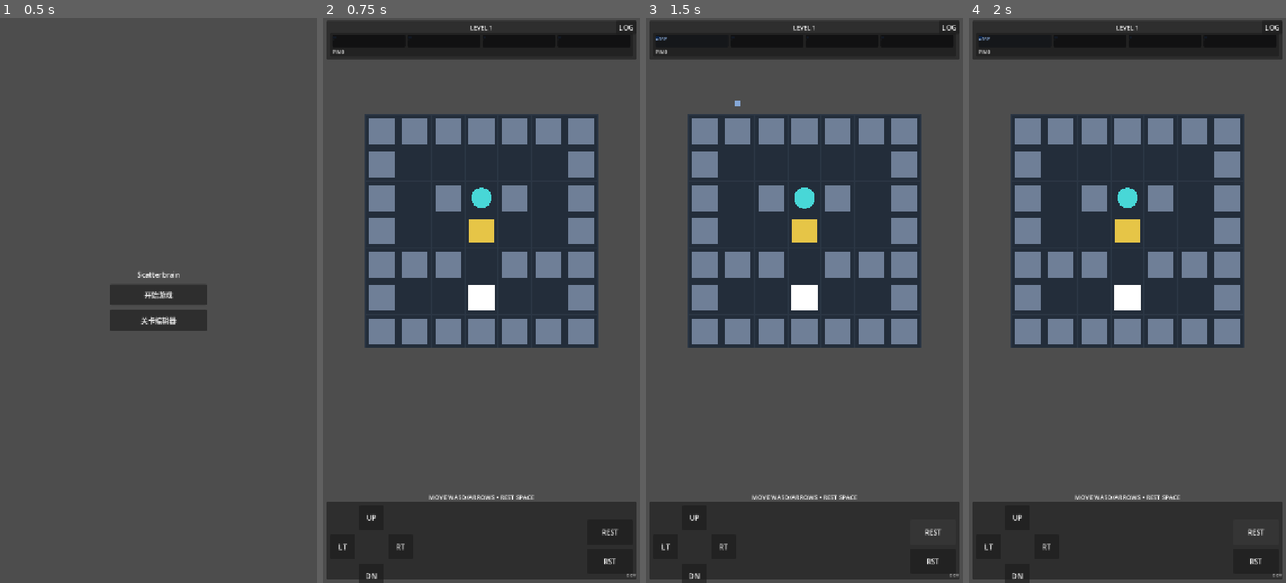
Above: before the commit, frames 1-4 (left to right).
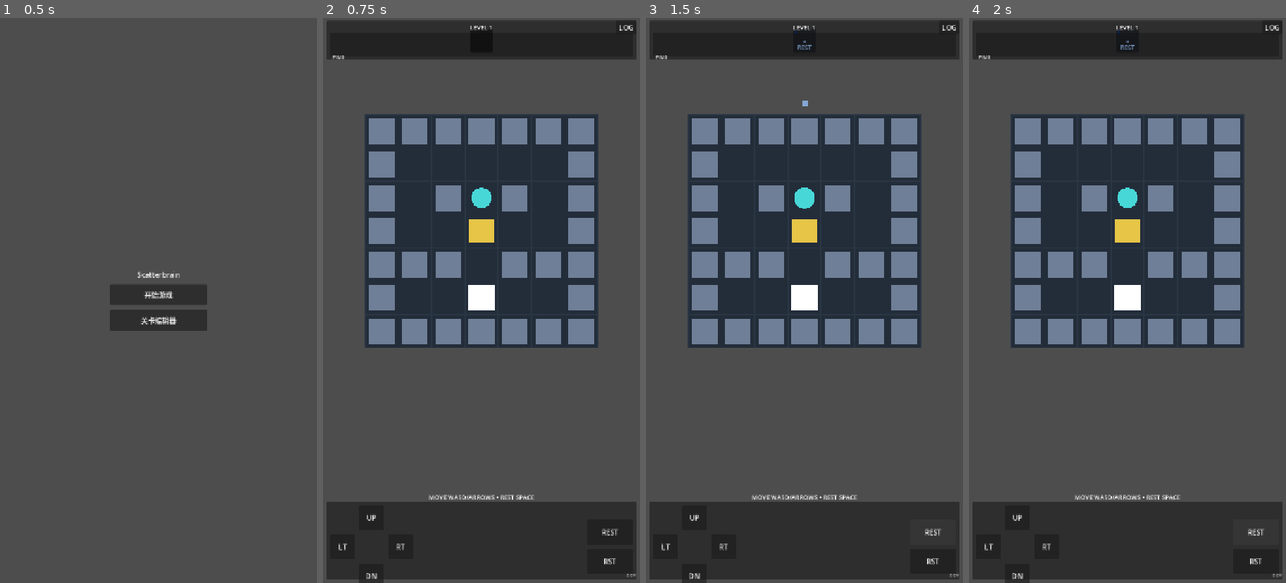
Above: after the commit, the same moments.

Repository: hszqf/Scatterbrain
Game: Godot game, scene res://scenes/app/App.tscn
Same seed, same stepped clock (60 frames per second), same inputs: the game is played once before the commit and once after it.
Inputs:
- Up to frame 1 (0.5 s): no input
- Up to frame 2 (0.75 s): click "开始游戏" at 0.5 s
- Up to frame 3 (1.5 s): click "REST" at 1.25 s
- Up to frame 4 (2 s): no input

Frame 1 is identical in both runs. In frame 2, less than 0.1% of the frame differs, in the area x 3-54%, y 2-8%; in frame 3, 0.2%, in the area x 3-54%, y 2-16%; in frame 4, 0.1%.

Commit message:
Update memory slots to player-owned centered square cards

Diff:
--- a/scenes/game/MemoryQueueView.tscn
+++ b/scenes/game/MemoryQueueView.tscn
@@ -37,6 +37,7 @@
 [node name="Slots" type="HBoxContainer" parent="Panel/VBox"]
 layout_mode = 2
 size_flags_vertical = 3
+alignment = 1
 theme_override_constants/separation = 4
 
 [node name="MetaRow" type="HBoxContainer" parent="Panel/VBox"]
--- a/scripts/game/game_controller.gd
+++ b/scripts/game/game_controller.gd
@@ -12,6 +12,7 @@
 @export var board_center_anchor_path: NodePath
 @export var build_info_label_path: NodePath
 @export var level_scenes: Array[PackedScene] = []
+@export var player_memory_slots: int = 1
 
 var _board_view: BoardView
 var _replay_controller: ReplayController
@@ -226,7 +227,7 @@
 		change,
 		source_global_pos,
 		queue_before_append,
-		_defaults.memory_capacity,
+		_memory_capacity(),
 		_defaults.obsession_capacity
 	)
 	_last_appended_change_summary = _change_summary_or_none(change)
@@ -306,13 +307,13 @@
 		await _queue_view.play_queue_transition(
 			previous_queue_entries,
 			first_pass_queue_entries,
-			_defaults.memory_capacity,
+			_memory_capacity(),
 			_defaults.obsession_capacity,
 			result.pushed_out_changes
 		)
 		_last_presentation_trace = _queue_view.get_last_animation_trace()
 	else:
-		_queue_view.render_queue(result.queue_entries, _defaults.memory_capacity, _defaults.obsession_capacity)
+		_queue_view.render_queue(result.queue_entries, _memory_capacity(), _defaults.obsession_capacity)
 	if replay_gate_allowed:
 		_last_replay_steps = _duplicate_replay_steps(replay_trace)
 		_last_replay_display_steps = _trace_to_display_steps(replay_trace)
@@ -338,7 +339,7 @@
 		_queue.append(entry)
 
 	_board_view.sync_world(_world)
-	_queue_view.render_queue(_queue.entries(), _defaults.memory_capacity, _defaults.obsession_capacity)
+	_queue_view.render_queue(_queue.entries(), _memory_capacity(), _defaults.obsession_capacity)
 	_update_status()
 	_check_win()
 
@@ -373,7 +374,7 @@
 			await _queue_view.play_queue_update(
 				before_entries,
 				after_entries,
-				_defaults.memory_capacity,
+				_memory_capacity(),
 				_defaults.obsession_capacity,
 				evicted_changes,
 				generated_changes
@@ -462,7 +463,7 @@
 	_world.entity_positions = _defaults.default_entity_positions.duplicate()
 	_board_view.set_board_size(_defaults.board_size)
 	_board_view.sync_world(_world)
-	_queue_view.render_queue(_queue.entries(), _defaults.memory_capacity, _defaults.obsession_capacity)
+	_queue_view.render_queue(_queue.entries(), _memory_capacity(), _defaults.obsession_capacity)
 	_debug_feedback_label.text = ""
 	_level_label.text = _format_level_label()
 	_update_status()
@@ -487,7 +488,13 @@
 	var runtime_data: LevelRuntimeData = (root as LevelRoot).build_runtime_data()
 	remove_child(root)
 	root.queue_free()
-	return WorldDefaults.from_runtime_data(runtime_data)
+	var defaults: WorldDefaults = WorldDefaults.from_runtime_data(runtime_data)
+	defaults.memory_capacity = _memory_capacity()
+	return defaults
+
+
+func _memory_capacity() -> int:
+	return maxi(1, player_memory_slots)
 
 
 func _get_active_level_scene() -> PackedScene:
--- a/scripts/game/memory_queue_view.gd
+++ b/scripts/game/memory_queue_view.gd
@@ -251,18 +251,36 @@
 
 func _build_slot(entry: ChangeRecord) -> Panel:
 	var slot := Panel.new()
-	slot.custom_minimum_size = Vector2(28, 28)
-	slot.size_flags_horizontal = Control.SIZE_EXPAND_FILL
+	slot.custom_minimum_size = Vector2(52, 52)
+	slot.size_flags_horizontal = Control.SIZE_SHRINK_CENTER
+	slot.size_flags_vertical = Control.SIZE_SHRINK_CENTER
 	var has_entry: bool = entry != null
 	slot.modulate = _slot_color(entry) if has_entry else Color("3a4452")
-	var label := Label.new()
-	label.horizontal_alignment = HORIZONTAL_ALIGNMENT_CENTER
-	label.vertical_alignment = VERTICAL_ALIGNMENT_CENTER
-	label.size_flags_horizontal = Control.SIZE_EXPAND_FILL
-	label.size_flags_vertical = Control.SIZE_EXPAND_FILL
-	label.add_theme_font_size_override("font_size", 12)
-	label.text = _slot_symbol(entry) if has_entry else "-"
-	slot.add_child(label)
+	var object_label := Label.new()
+	object_label.anchor_right = 1.0
+	object_label.anchor_bottom = 1.0
+	object_label.offset_left = 0.0
+	object_label.offset_top = 0.0
+	object_label.offset_right = 0.0
+	object_label.offset_bottom = 0.0
+	object_label.horizontal_alignment = HORIZONTAL_ALIGNMENT_CENTER
+	object_label.vertical_alignment = VERTICAL_ALIGNMENT_CENTER
+	object_label.add_theme_font_size_override("font_size", 30)
+	object_label.text = _slot_object_symbol(entry) if has_entry else ""
+	slot.add_child(object_label)
+
+	var action_label := Label.new()
+	action_label.anchor_right = 1.0
+	action_label.anchor_bottom = 1.0
+	action_label.offset_left = 0.0
+	action_label.offset_top = 0.0
+	action_label.offset_right = 0.0
+	action_label.offset_bottom = -2.0
+	action_label.horizontal_alignment = HORIZONTAL_ALIGNMENT_CENTER
+	action_label.vertical_alignment = VERTICAL_ALIGNMENT_BOTTOM
+	action_label.add_theme_font_size_override("font_size", 13)
+	action_label.text = _slot_action_symbol(entry) if has_entry else ""
+	slot.add_child(action_label)
 	var marker: ColorRect = ColorRect.new()
 	marker.mouse_filter = Control.MOUSE_FILTER_IGNORE
 	marker.custom_minimum_size = Vector2(7, 7)
@@ -275,6 +293,46 @@
 	marker.color = _slot_marker_color(entry) if has_entry else Color("4f5a6a")
 	slot.add_child(marker)
 	return slot
+
+
+func _slot_object_symbol(entry: ChangeRecord) -> String:
+	if entry == null:
+		return ""
+	match entry.type:
+		ChangeRecord.ChangeType.POSITION:
+			return "📦"
+		ChangeRecord.ChangeType.EMPTY:
+			return "·"
+		ChangeRecord.ChangeType.GHOST:
+			return "👻"
+		_:
+			return "?"
+
+
+func _slot_action_symbol(entry: ChangeRecord) -> String:
+	if entry == null:
+		return ""
+	match entry.type:
+		ChangeRecord.ChangeType.POSITION:
+			return _direction_arrow(entry.move_delta)
+		ChangeRecord.ChangeType.EMPTY:
+			return "REST"
+		ChangeRecord.ChangeType.GHOST:
+			return "GHOST"
+		_:
+			return ""
+
+
+func _direction_arrow(delta: Vector2i) -> String:
+	if delta == Vector2i.UP:
+		return "⬆️"
+	if delta == Vector2i.DOWN:
+		return "⬇️"
+	if delta == Vector2i.LEFT:
+		return "⬅️"
+	if delta == Vector2i.RIGHT:
+		return "➡️"
+	return "•"
 
 
 func _compute_appended_changes(
Not shown, changed: docs/ENGINEERING_RULES.md
